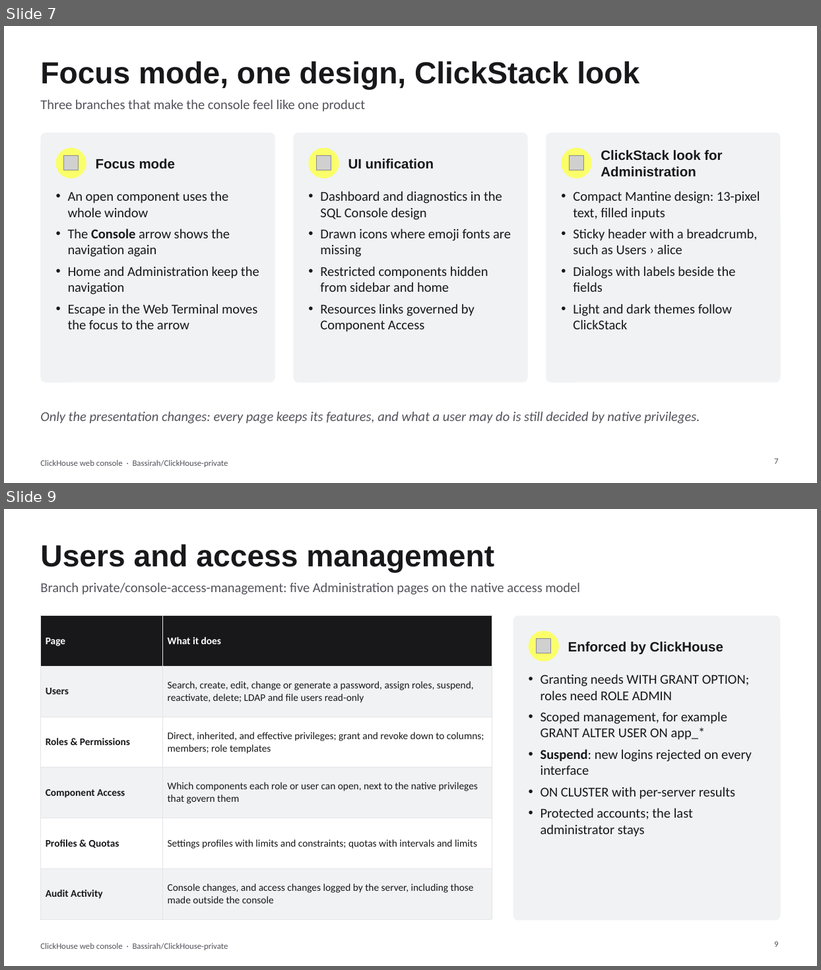
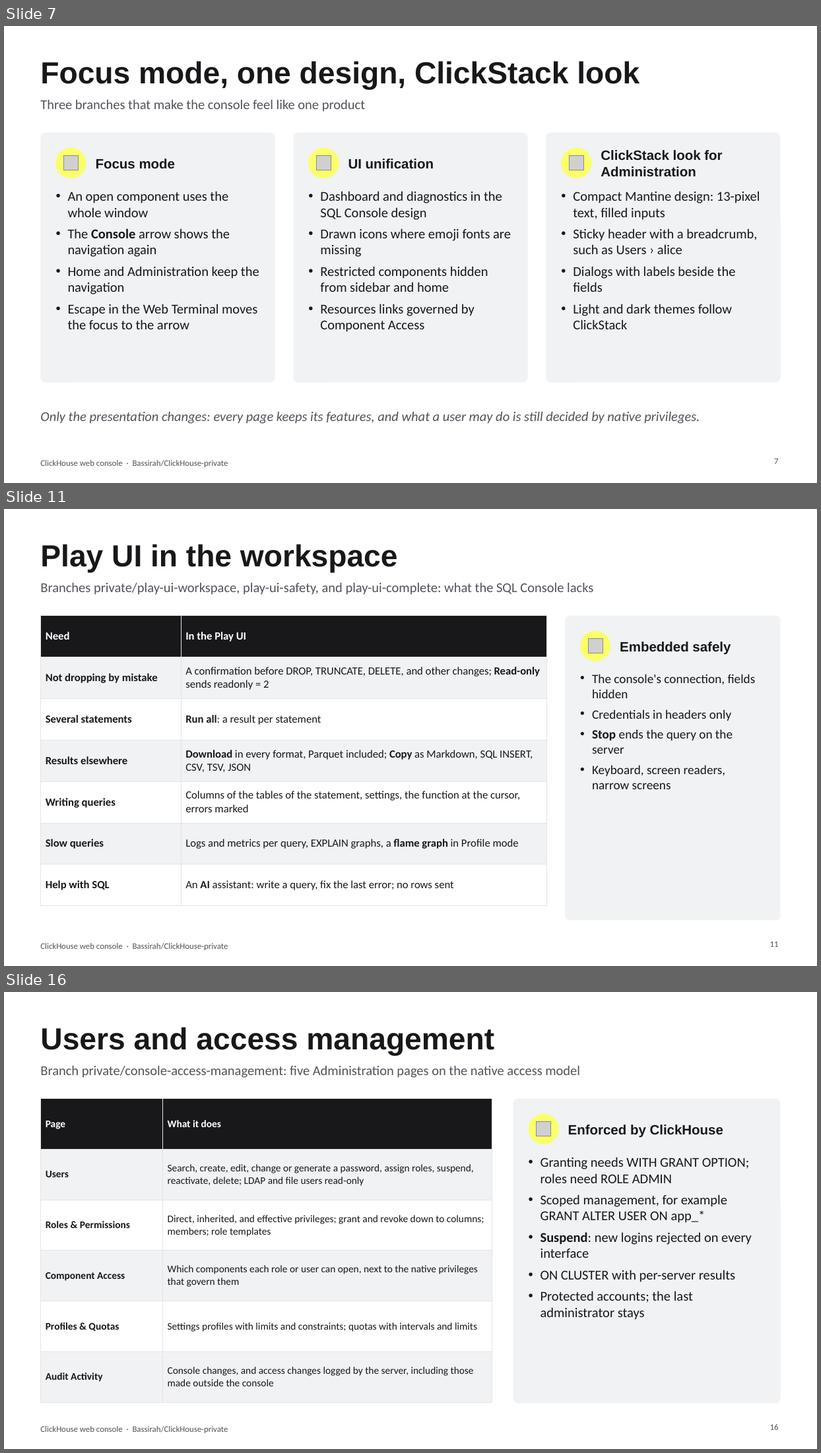
Before and after one commit to Bassirah/ClickHouse-private, a slide deck: docs/custom_dev/ClickHouse-Web-Console-Solution.pptx. Shown one above the other, each under a label of ours: slides 7 and 9 before the commit, slides 7, 11 and 16 after it; the slides between them are not shown. The pictures are 821x970 and 821x1453 pixels, drawn with LibreOffice and Linux fonts; fonts in the diff are those of the drawing; grey boxes stand for pictures. Boxes give left, top, right and bottom in pixels: in the first picture for what was removed or moved away, otherwise in the second. Text is boxed around its words. In the diff, an @@ line names an element or a change of style, - is before the commit and + after.

```diff
--- a/docs/custom_dev/ClickHouse-Web-Console-Solution.pptx
+++ b/docs/custom_dev/ClickHouse-Web-Console-Solution.pptx
@@ slide 11 added at bbox=[4, 509, 817, 966], background #FFFFFF; not listed: 1 template element that a slide beside it also shows @@
@@ title added at bbox=[40, 544, 398, 573], 36 pt, text #18181B, bold @@
+Play UI in the workspace
@@ text added at bbox=[40, 582, 593, 595], 16 pt, text #52525B @@
+Branches private/play-ui-workspace, play-ui-safety, and play-ui-complete: what the SQL Console lacks
@@ table added at bbox=[40, 616, 547, 893], 7 rows, 2 columns @@
+Need | In the Play UI
+Not dropping by mistake | A confirmation before DROP, TRUNCATE, DELETE, and other changes; Read-only sends readonly = 2
+Several statements | Run all: a result per statement
+Results elsewhere | Download in every format, Parquet included; Copy as Markdown, SQL INSERT, CSV, TSV, JSON
+Writing queries | Columns of the tables of the statement, settings, the function at the cursor, errors marked
+Slow queries | Logs and metrics per query, EXPLAIN graphs, a flame graph in Profile mode
+Help with SQL | An AI assistant: write a query, fix the last error; no rows sent
@@ rounded rectangle added at bbox=[565, 616, 781, 921], fill #F1F2F4 @@
@@ ellipse added at bbox=[580, 631, 611, 661], fill #FAFF69 @@
@@ picture added at bbox=[588, 639, 603, 654] @@
@@ text added at bbox=[620, 642, 731, 655], 16 pt, text #18181B, bold @@
+Embedded safely
@@ text added at bbox=[592, 674, 756, 789], 15 pt, text #18181B @@
+• The console's connection, fields hidden
+• Credentials in headers only
+• Stop ends the query on the server
+• Keyboard, screen readers, narrow screens
@@ page number added at bbox=[770, 942, 779, 947], 10 pt, text #52525B @@
+11
@@ what was slide 9 is now slide 16 @@
@@ page number at bbox=[770, 1424, 779, 1430]: text changed @@
-9
+16
```
Also in this commit, not shown: 10 slides changed, 8 other slides added, 1 other file.
